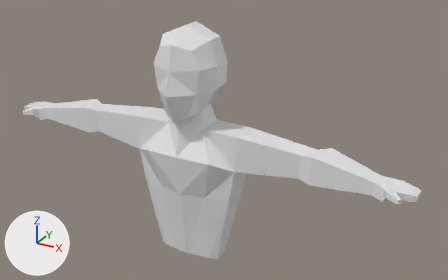
Two versions of the Blender file person/2nd attempt.blend, one commit apart.
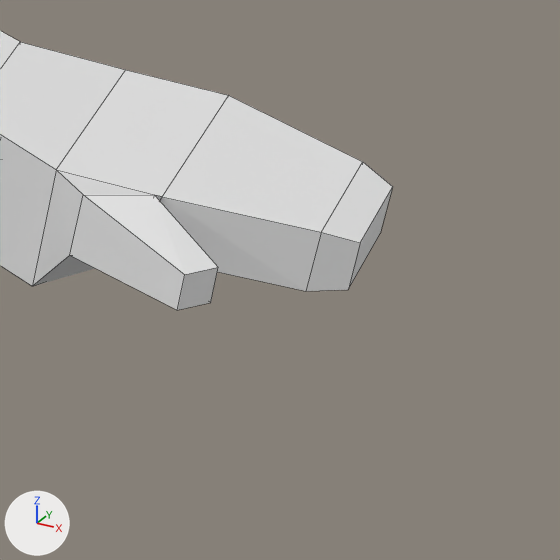
The first picture shows the older version from a 50 mm lens placed at (9.36, -15.05, 5.39), pointed at (0.93, 0.28, -2.27). The close-ups show both versions on the part from 84% to 98% of the width and 61% to 83% of the height of that picture. The axes (+X, +Y, +Z) are drawn at lower left. The lights are the same throughout. The close-ups show mesh edges as thin lines.

The scene before the commit, as lines of its bpy script (objects in view):
```python
me_cube = bpy.data.meshes.new('Cube')
me_cube.from_pydata(...)  # 88 vertices, 77 faces; spans x 0.0..6.93, y -1.46..0.82, z -5.65..1.19
me_cube.materials.append(mat_material)  # white #e7e7e7
# before: 72 (6.83, -0.3, -2.17) at pixel (321, 232), 73 (6.83, 0.18, -2.16) at pixel (362, 161), 74 (6.81, -0.3, -2.35) at pixel (305, 291), 75 (6.81, 0.19, -2.35), 84 (6.93, -0.25, -2.2) at pixel (360, 242)
# before: 85 (6.93, 0.13, -2.19) at pixel (392, 186), 86 (6.91, -0.25, -2.34) at pixel (348, 289), 87 (6.92, 0.13, -2.34) at pixel (380, 233)
ob_cube = bpy.data.objects.new('Cube', me_cube)
ob_cube.location = (0.0, 0.0, 0.0)
ob_cube.scale = (1.0, 1.0, 1.1)
_m = ob_cube.modifiers.new('Mirror', 'MIRROR')
_m.use_clip = True
```
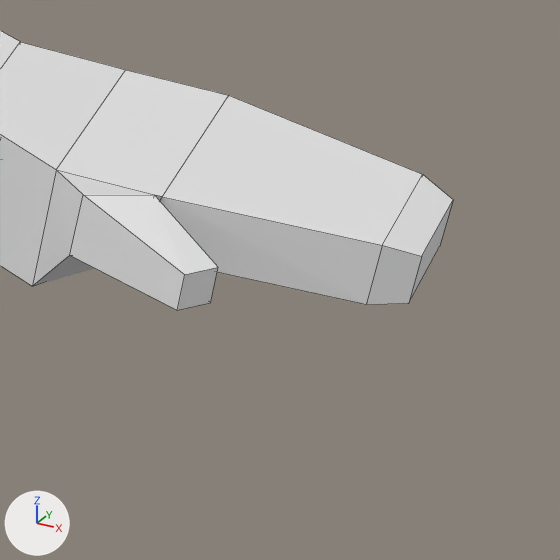
Changed parts and their boxes [x1, y1, x2, y2] in the close-ups (560 x 560 px; the box of a moved part takes in the faces that stretch with it):
'Cube', reshaped
    before: [0, 31, 393, 310]
    after: [0, 31, 453, 310]
part 1 of me_cube, moved or reshaped
    before: [160, 96, 393, 291]
    after: [160, 96, 453, 304]

Patch to the scene script:
```diff
--- a/person/2nd attempt.blend.py
+++ b/person/2nd attempt.blend.py
@@ me_cube @@
 me_cube.from_pydata(...)  # 88 vertices, 77 faces; spans x 0.0..6.93, y -1.46..0.82, z -5.65..1.19
 # used by ob_cube; location = (0.0, 0.0, 0.0); scale = (1.0, 1.0, 1.1)
+# me_cube part 1
+for i in [*range(72, 76), *range(84, 88)]: me_cube.vertices[i].co += Vector((0.17, 0.0, 0.0))
 me_cube.materials.append(mat_material)
```
